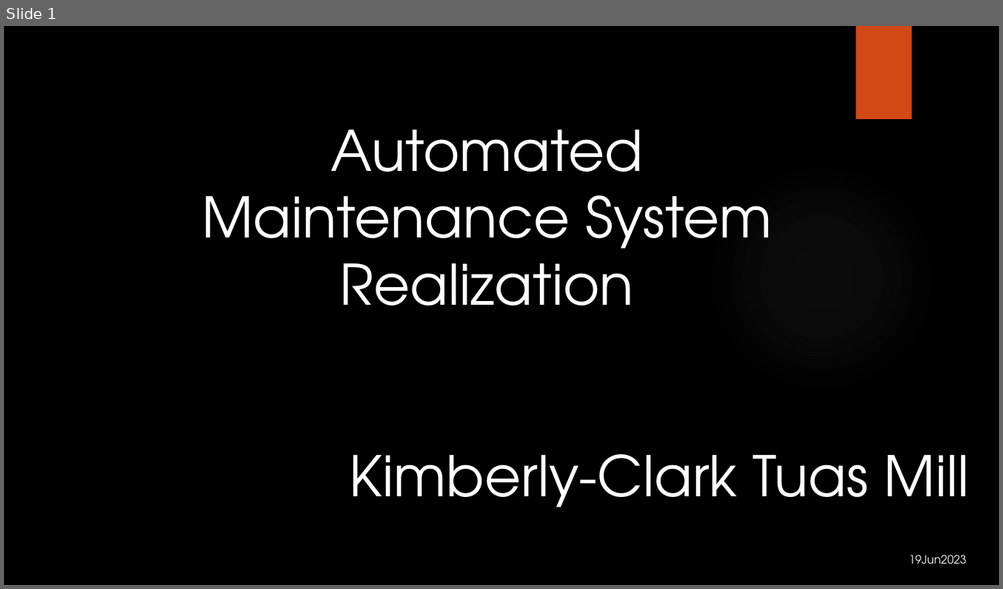
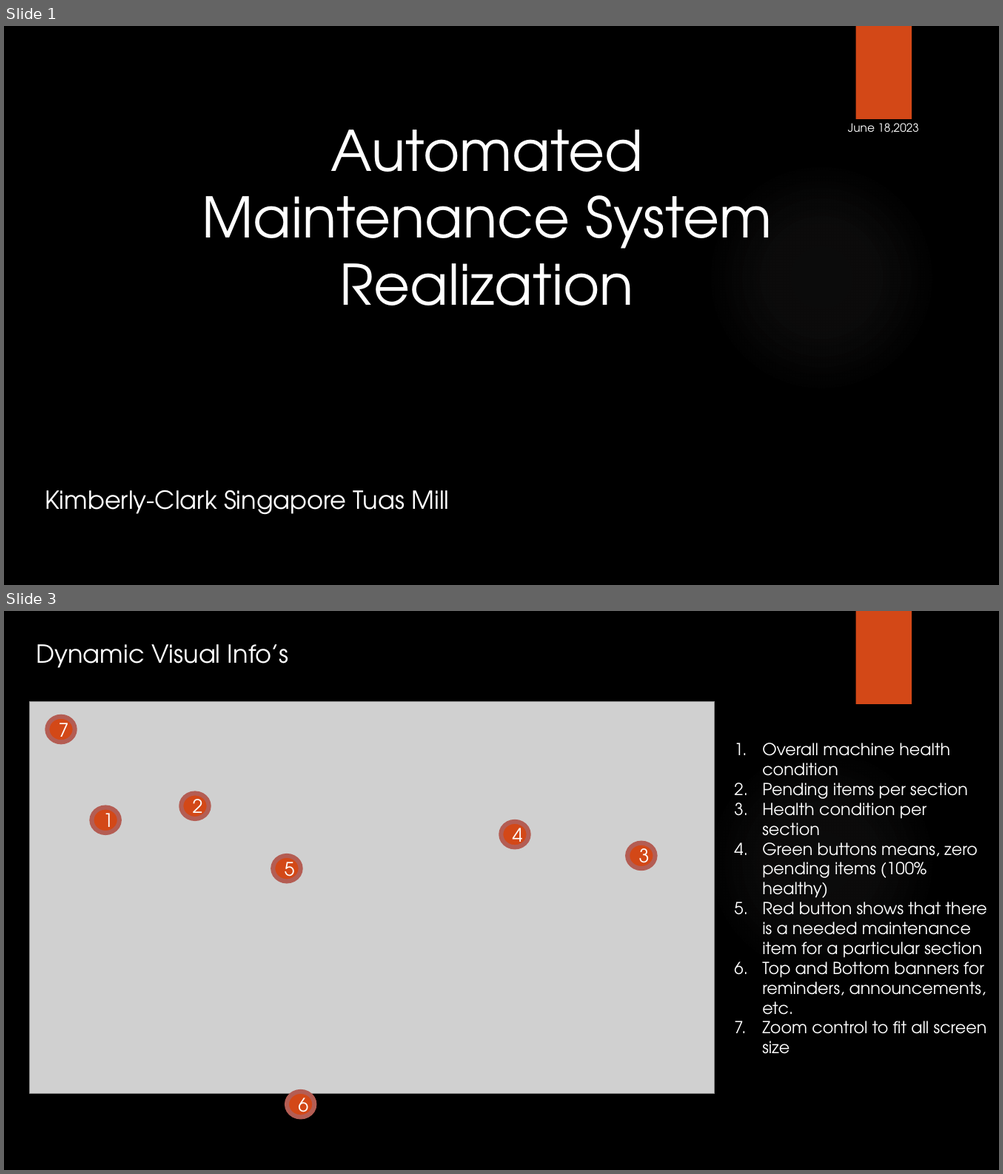
Before and after one commit to richard-DT/AutomatedPreventiveMaintenance, a slide deck: Automated Maintenance System.pptx. Shown one above the other, each under a label of ours: slide 1 before the commit, slides 1 and 3 after it; the slides between them are not shown. The pictures are 1003x589 and 1003x1174 pixels, drawn with LibreOffice and Linux fonts; fonts in the diff are those of the drawing; grey boxes stand for pictures; background and template pictures are left out. Boxes give left, top, right and bottom in pixels: in the first picture for what was removed or moved away, otherwise in the second. Text is boxed around its words. In the diff, an @@ line names an element or a change of style, - is before the commit and + after.

```diff
--- a/Automated Maintenance System.pptx
+++ b/Automated Maintenance System.pptx
@@ slide 3 added at box(4, 611, 999, 1170), background picture (left out); not listed: 2 template elements that a slide beside it also shows @@
@@ text added at box(36, 644, 289, 668), 24 pt, text #FFFFFF @@
+Dynamic Visual Info’s
@@ group added at box(30, 701, 715, 1118): 7 ellipses, 1 picture @@
+6
+1
+2
+3
+4
+5
+7
@@ text added at box(762, 743, 987, 1054), 16 pt, text #FFFFFF @@
+1. Overall machine health condition
+2. Pending items per section
+3. Health condition per section
+4. Green buttons means, zero pending items (100% healthy)
+5. Red button shows that there is a needed maintenance item for a particular section
+6. Top and Bottom banners for reminders, announcements, etc.
+7. Zoom control to fit all screen size
@@ slide 1 changed as well @@
@@ text added at box(848, 123, 919, 133), 11 pt, text #FFFFFF @@
+June 18,2023
@@ text at box(45, 490, 449, 515): text changed; size 54 to 24 pt @@
-Kimberly-Clark Tuas Mill
+Kimberly-Clark Singapore Tuas Mill
@@ text removed at box(908, 555, 965, 565) @@
-19Jun2023
```
Also in this commit, not shown: 2 other slides changed, 3 other slides added, 1 slide removed.
